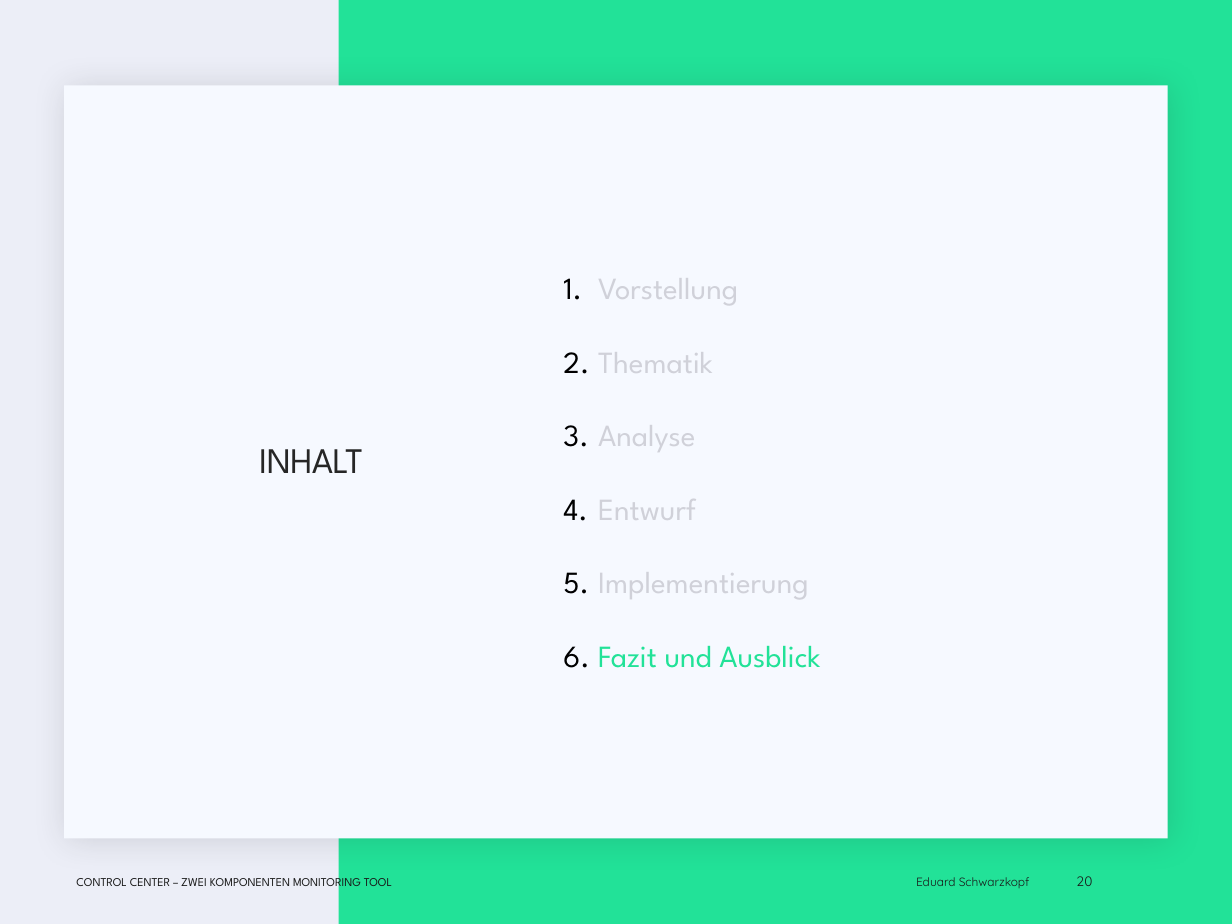
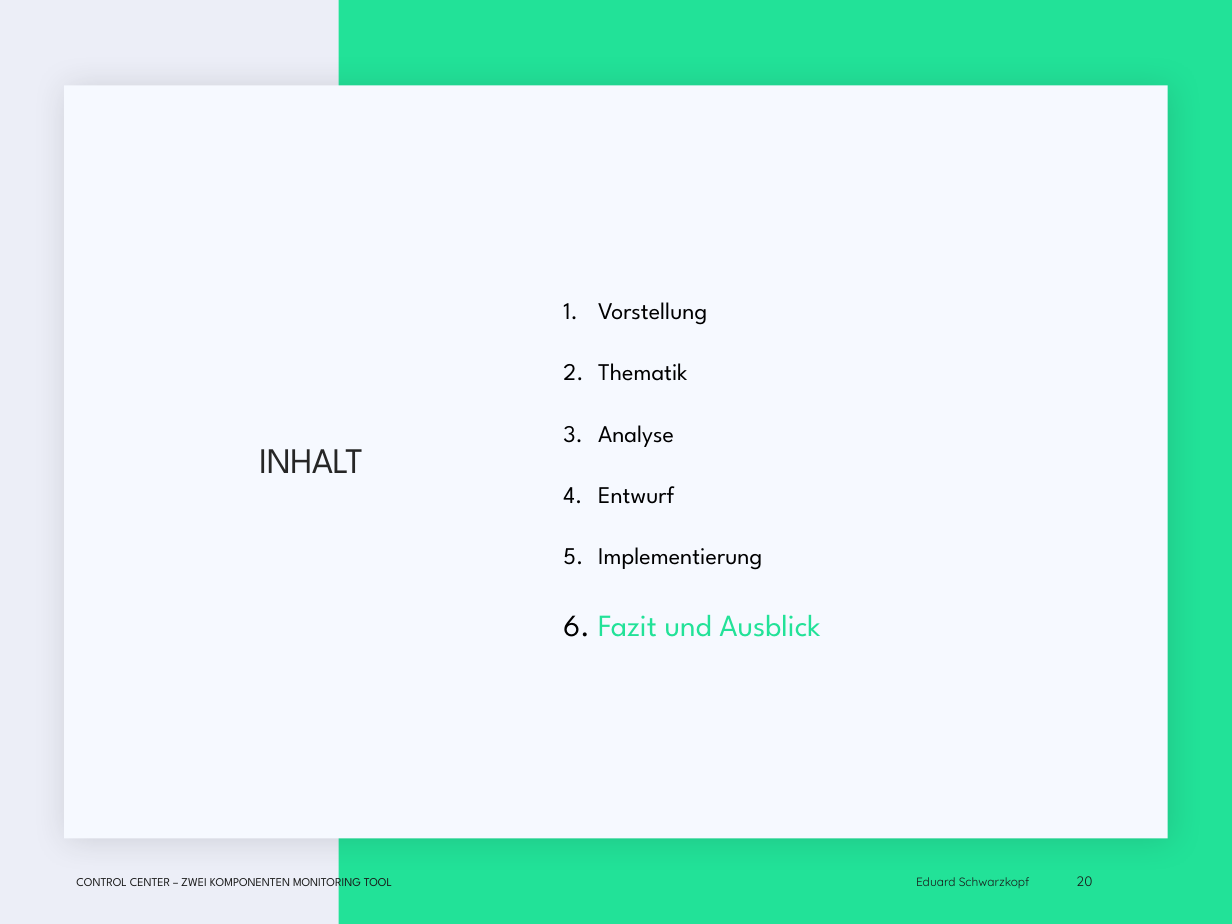
Before and after one commit to EduardSchwarzkopf/Abschlusspr-sentation, a slide deck: slide 20 of Abschluss_präsi.pptx. Drawn at 1232x924 pixels with LibreOffice and Linux fonts; fonts in the diff are those of the drawing; background and template pictures are left out. Boxes give left, top, right and bottom in pixels: in the first picture for what was removed or moved away, otherwise in the second. Text is boxed around its words. In the diff, an @@ line names an element or a change of style, - is before the commit and + after.

```diff
--- a/Abschluss_präsi.pptx
+++ b/Abschluss_präsi.pptx
@@ text at box(598, 302, 762, 570): size 18 to 14 pt, text colour #D0D1D9 to #000000 in "Vorstellung", "Thematik", "Analyse", "Entwurf" and 1 more places @@
```
Also in this commit, not shown: 8 other slides changed.
